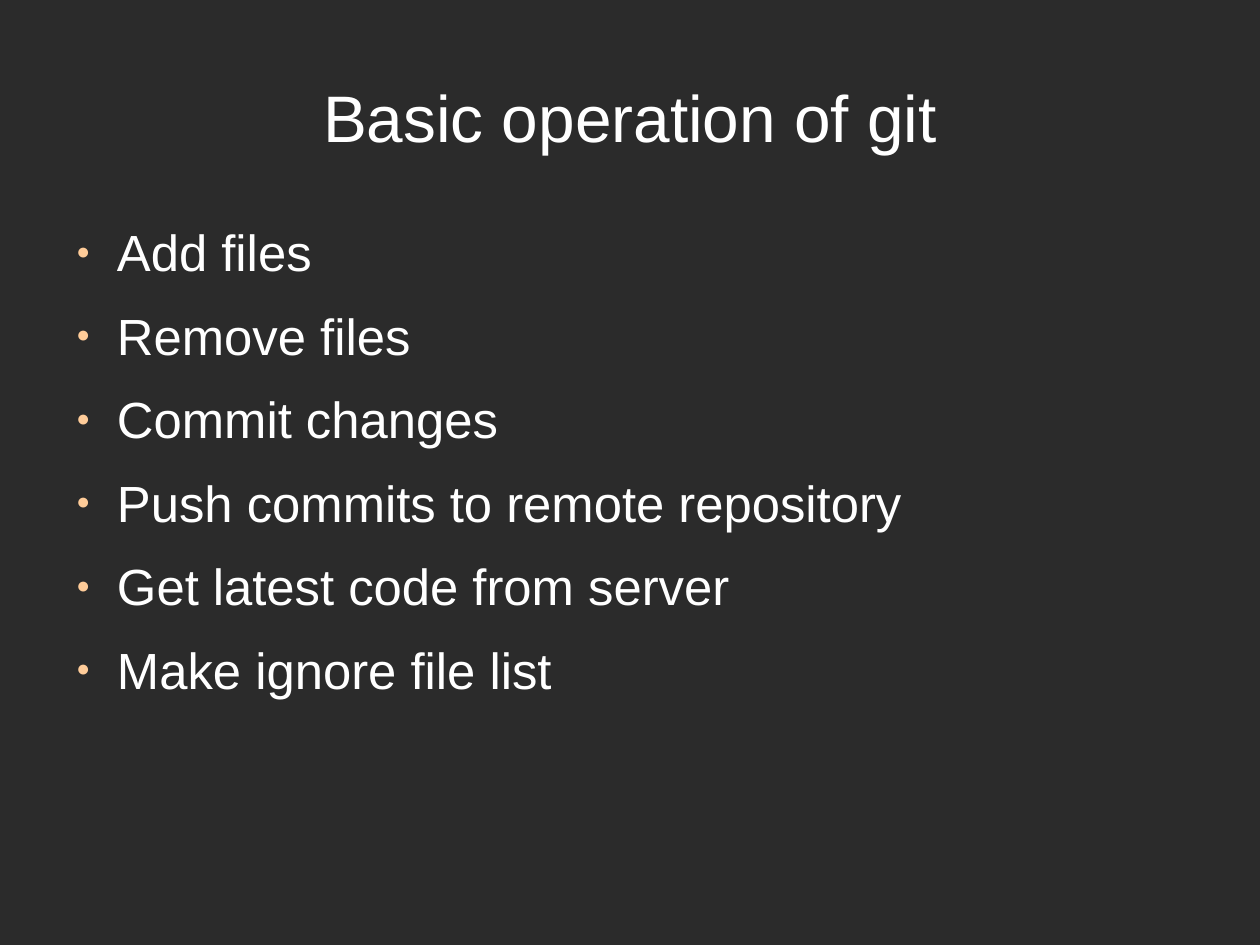
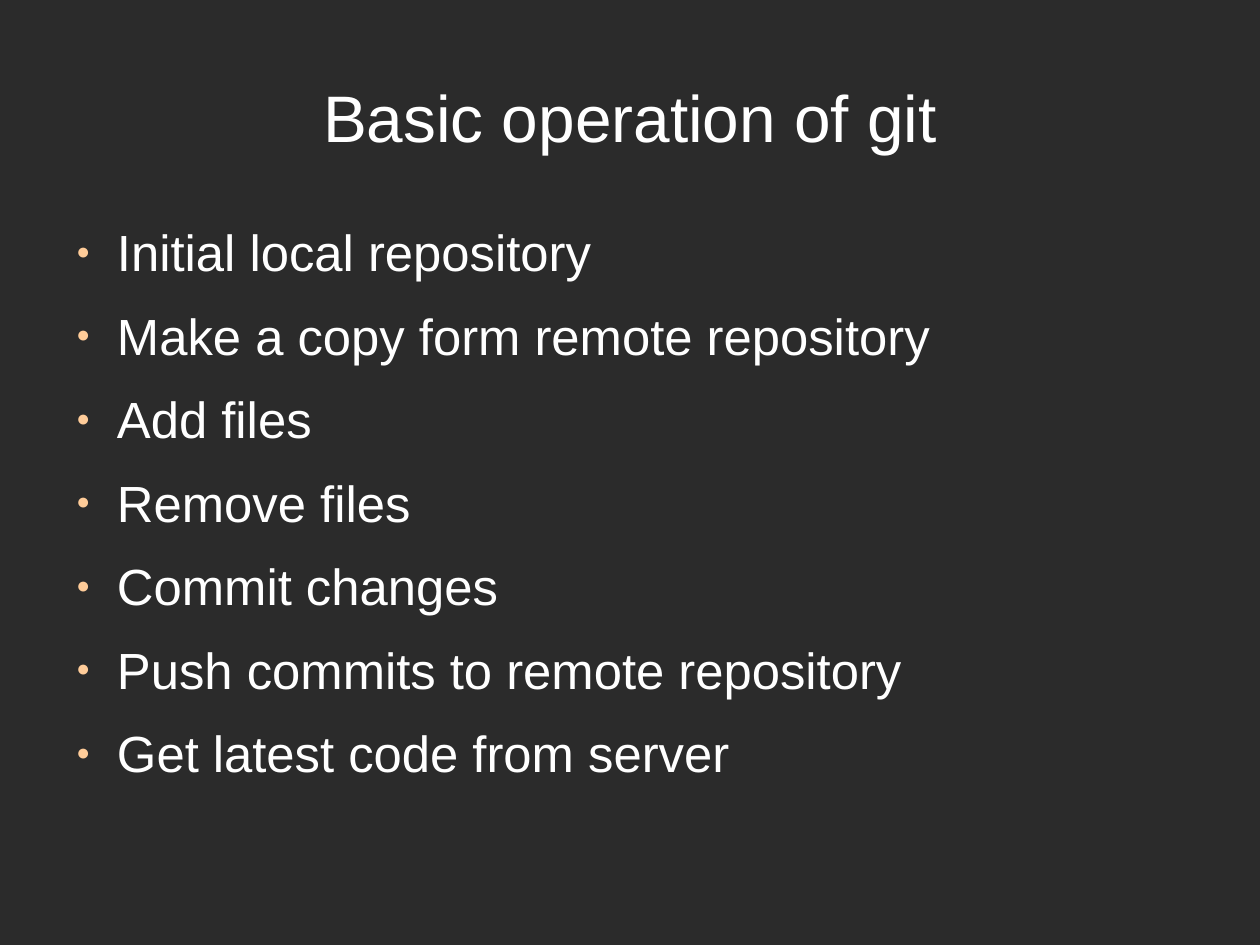
Before and after one commit to asilyihong/SampleLibrary, a slide deck: slide 9 of data/RevisionControl.odp. Drawn at 1260x945 pixels with LibreOffice and Linux fonts; fonts in the diff are those of the drawing; background and template pictures are left out; a plain dark background stands for a picture behind light text. Boxes give left, top, right and bottom in pixels: in the first picture for what was removed or moved away, otherwise in the second. Text is boxed around its words. In the diff, an @@ line names an element or a change of style, - is before the commit and + after.

```diff
--- a/data/RevisionControl.odp
+++ b/data/RevisionControl.odp
@@ text at <box>117,234,930,365</box>: paragraphs added @@
+● Initial local repository
+● Make a copy form remote repository
@@ text at <box>117,652,552,699</box>: paragraph removed @@
-● Make ignore file list
```
Also in this commit, not shown: 1 other slide changed.
